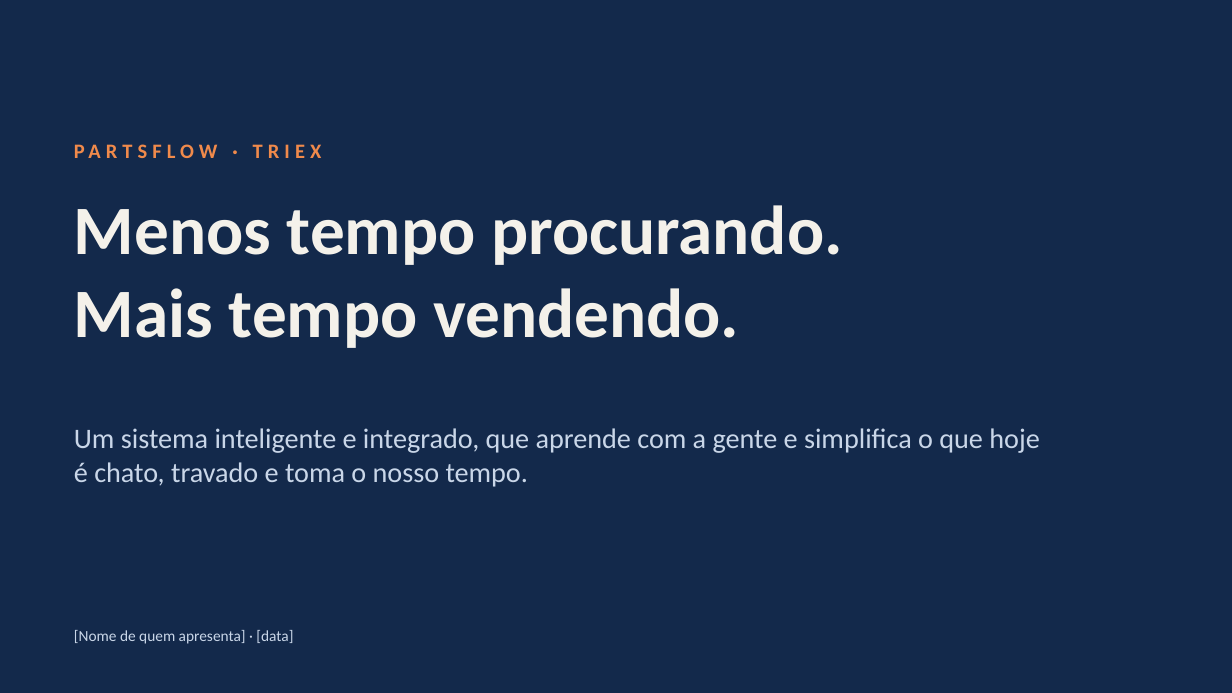
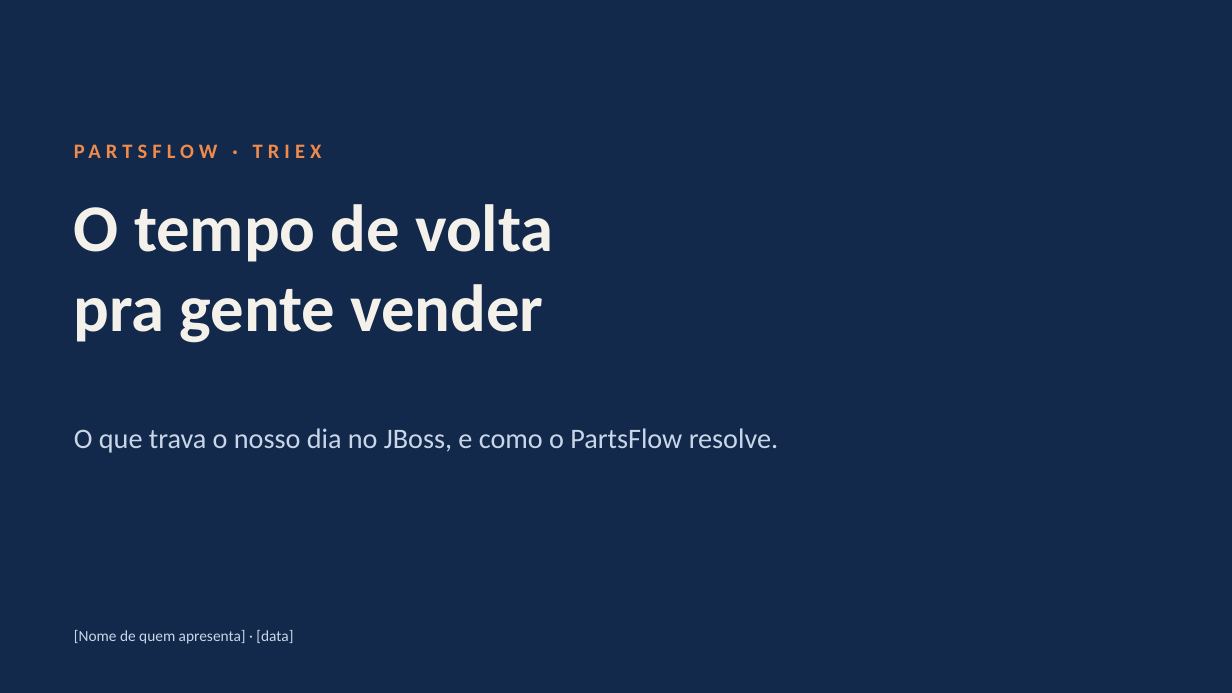
Before and after one commit to vitoregee-dotcom/dashV, a slide deck: slide 1 of docs/apresentacao/PartsFlow-apresentacao.pptx. Drawn at 1232x693 pixels with LibreOffice and Linux fonts; fonts in the diff are those of the drawing. Boxes give left, top, right and bottom in pixels: in the first picture for what was removed or moved away, otherwise in the second. Text is boxed around its words. In the diff, an @@ line names an element or a change of style, - is before the commit and + after.

```diff
--- a/docs/apresentacao/PartsFlow-apresentacao.pptx
+++ b/docs/apresentacao/PartsFlow-apresentacao.pptx
@@ title at box(74, 204, 553, 343): text changed; size 54 to 52 pt @@
-Menos tempo procurando.
-Mais tempo vendendo.
+O tempo de volta
+pra gente vender
@@ text at box(74, 428, 778, 453): text changed @@
-Um sistema inteligente e integrado, que aprende com a gente e simplifica o que hoje é chato, travado e toma o nosso tempo.
+O que trava o nosso dia no JBoss, e como o PartsFlow resolve.
```
Also in this commit, not shown: 1 other slide changed, 12 slides added, 14 slides removed, 6 other files.
